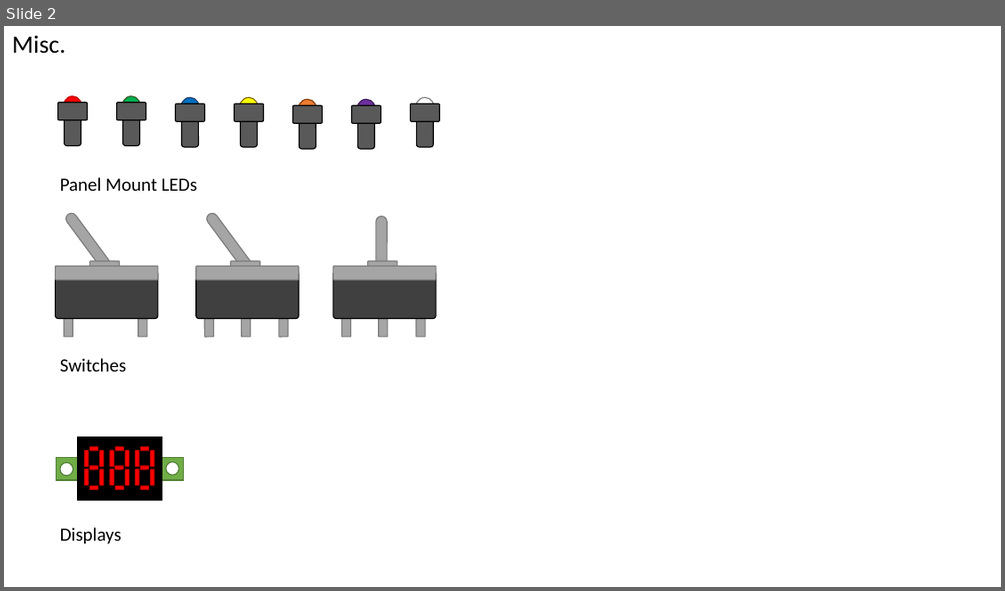
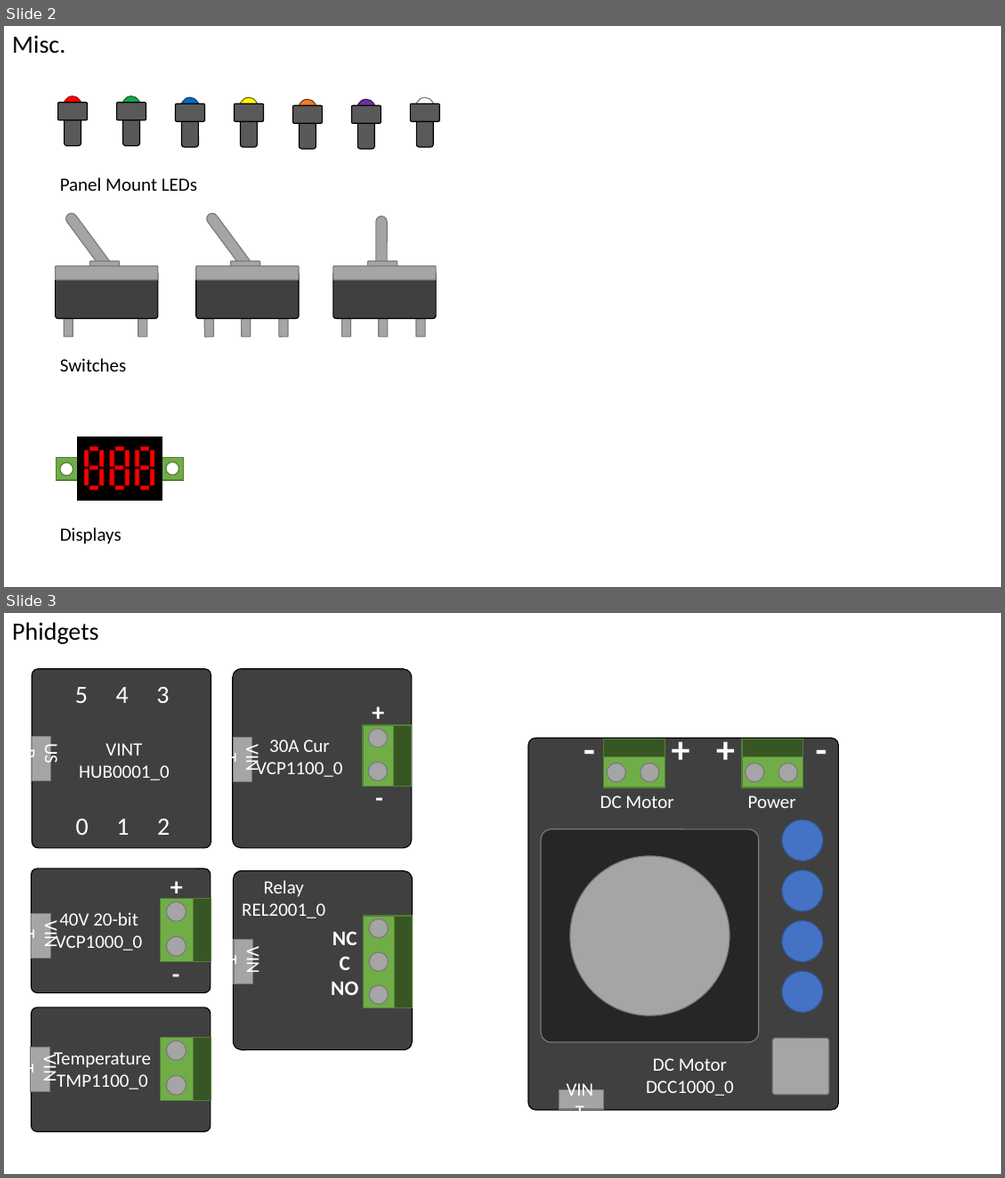
Before and after one commit to JasonTraud/Wiring-Diagrams, a slide deck: Symbols.pptx. Shown one above the other, each under a label of ours: slide 2 before the commit, slides 2 and 3 after it. The pictures are 1005x591 and 1005x1178 pixels, drawn with LibreOffice and Linux fonts; fonts in the diff are those of the drawing. Boxes give left, top, right and bottom in pixels: in the first picture for what was removed or moved away, otherwise in the second. Text is boxed around its words. In the diff, an @@ line names an element or a change of style, - is before the commit and + after.

Commit message:
Update Symbols.pptx
Added Phidgets

```diff
--- a/Symbols.pptx
+++ b/Symbols.pptx
@@ slide 3 added at [4,613,1001,1174], background #FFFFFF @@
@@ text added at [12,622,98,644], 24 pt, text #000000 @@
+Phidgets
@@ group added at [32,669,210,848]: 3 texts, 1 rounded rectangle, 1 rectangle @@
+5 4 3
+0 1 2
+VINT
+HUB0001_0
+USB
@@ group added at [233,669,412,848]: 3 texts, 3 rectangles, 2 ellipses, 1 rounded rectangle @@
++
+-
+30A Cur
+VCP1100_0
+VINT
@@ group added at [528,722,839,1110]: 9 ellipses, 7 texts, 5 rectangles, 3 rounded rectangles @@
+VINT
+DC Motor
+DCC1000_0
++
++
+-
+-
+DC Motor
+Power
@@ group added at [31,868,210,993]: 3 rectangles, 3 texts, 2 ellipses, 1 rounded rectangle @@
+40V 20-bit
+VCP1000_0
+VINT
++
+-
@@ group added at [233,871,413,1050]: 3 rectangles, 3 ellipses, 2 texts, 1 rounded rectangle @@
+NC
+C
+NO
+Relay
+REL2001_0
+VINT
@@ group added at [31,1007,210,1131]: 3 rectangles, 2 ellipses, 1 rounded rectangle, 1 text @@
+Temperature
+TMP1100_0
+VINT
```
